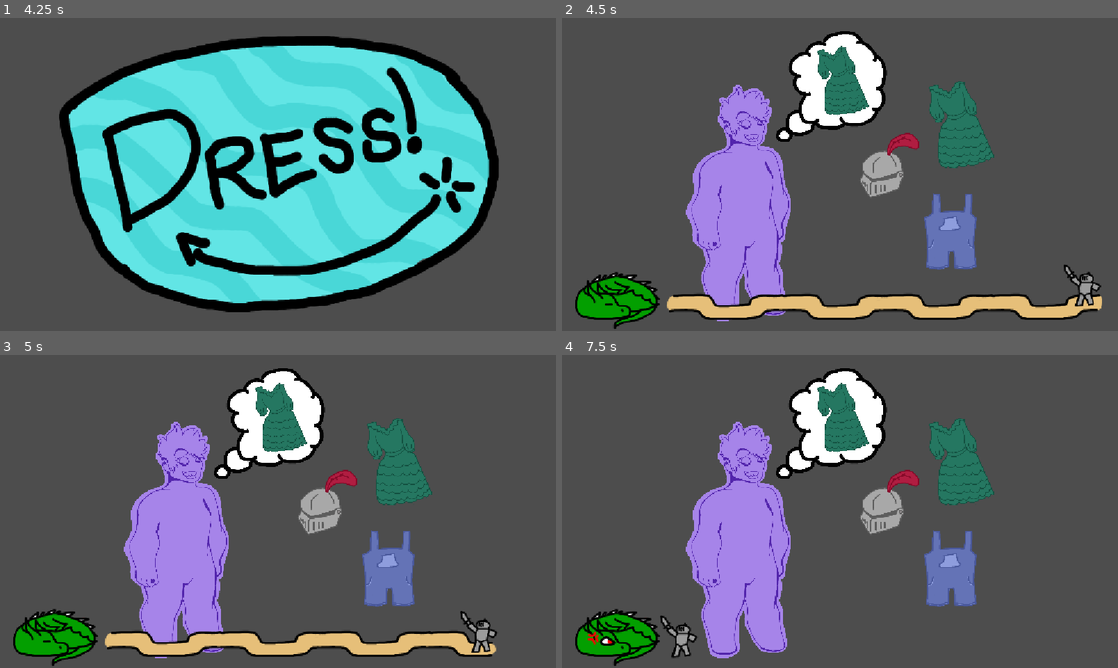
Above: before the commit, frames 1-4 (two rows, left to right).
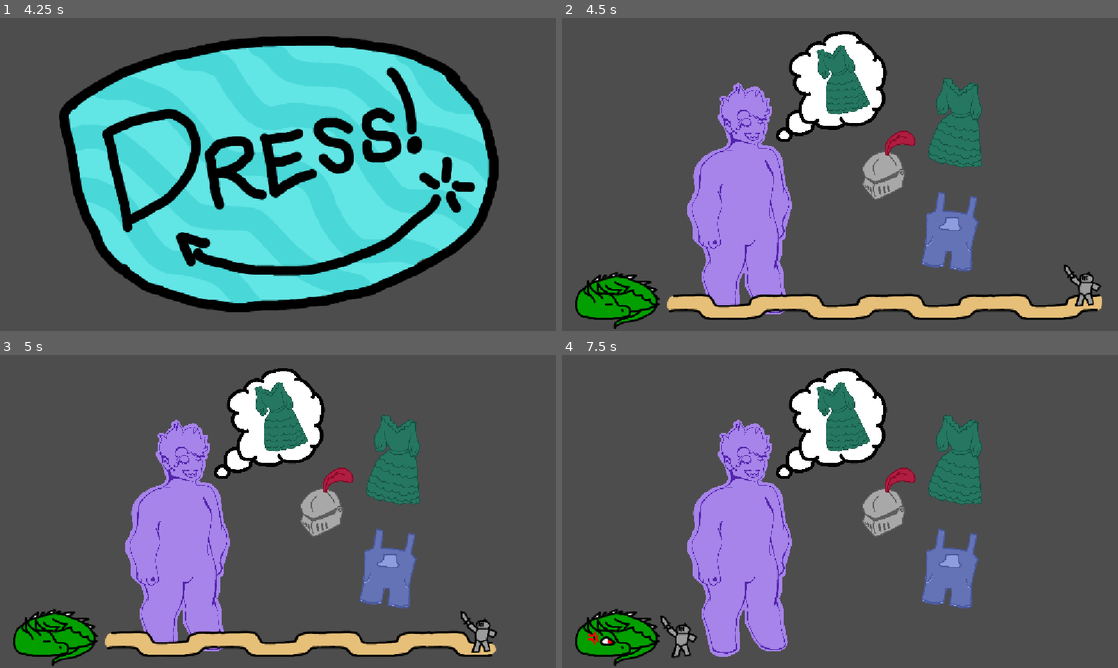
Above: after the commit, the same moments.

Repository: Sharpy796/acm-gamejam-2026
Game: Godot game, scene res://scenes/titlescreen.tscn
Two runs of this game, one before a commit and one after it. Both use one fixed random seed, a clock stepped at 60 frames per second and the inputs below.
Inputs (mouse positions are in pixels of both pictures, inside the frame that each line leads up to):
- Up to frame 1 (4.25 s): click (355, 243) at 0.5 s; click (166, 177) at 1.25 s; tap Enter at 2 s; move the mouse to (400, 158) at 2.02 s; click (400, 158) at 2.17 s; tap Space at 2.27, 2.75 s; drag from (166, 190) to (250, 237) at 2.77 s; move the mouse to (333, 105) at 3.52 s; click (333, 105) at 3.67 s
- Up to frame 2 (4.5 s): drag from (812, 237) to (673, 127) at 4.27 s
- Up to frame 3 (5 s): no input
- Up to frame 4 (7.5 s): tap Enter at 5, 6.5 s; drag from (884, 420) to (867, 511) at 5.02 s; tap Space at 5.75, 7.25 s; drag from (856, 470) to (756, 433) at 5.77 s; move the mouse to (951, 567) at 6.52 s; click (951, 567) at 6.67 s; drag from (756, 433) to (951, 567) at 7.27 s

Frame 1 is identical in both runs. In frame 2, 3.7% of the frame differs, in the area x 22-78%, y 8-97%; in frame 3, 3.7%; in frame 4, 3.9%.

Commit message:
fix: Gave matthew's clothes an outline and realigned his sprites

Diff:
--- a/scenes/minigames/dressUp/minigameDressUp.tscn
+++ b/scenes/minigames/dressUp/minigameDressUp.tscn
@@ -91,6 +91,7 @@
 [node name="Thought" type="AnimatedSprite2D" parent="AnimatedSprite2D" unique_id=663904796]
 position = Vector2(747.4379, -1013.39703)
 sprite_frames = SubResource("SpriteFrames_hjb8m")
+frame_progress = 0.23312537
 
 [node name="Area2DMatt" type="Area2D" parent="AnimatedSprite2D" unique_id=1645694604]
 
@@ -99,6 +100,7 @@
 
 [node name="Outfit0" type="Sprite2D" parent="." unique_id=1157564875]
 position = Vector2(827.82404, 220.78767)
+rotation = 0.3353459
 scale = Vector2(0.2942874, 0.2942874)
 texture = ExtResource("10_t86n1")
 script = ExtResource("5_068jf")
@@ -111,6 +113,7 @@
 
 [node name="Outfit1" type="Sprite2D" parent="." unique_id=568203326]
 position = Vector2(677.82416, 305.7877)
+rotation = -0.15448974
 scale = Vector2(0.40943134, 0.40943134)
 texture = ExtResource("12_g36te")
 script = ExtResource("6_yh0pg")
@@ -123,6 +126,7 @@
 
 [node name="Outfit2" type="Sprite2D" parent="." unique_id=303766211]
 position = Vector2(805, 442)
+rotation = 0.13543756
 scale = Vector2(0.47158906, 0.47158906)
 texture = ExtResource("14_e26u1")
 script = ExtResource("7_iltkt")
Binary file changed: assets/minigameDressUp/ClothingDress.png
Binary file changed: assets/minigameDressUp/ClothingHelmet.png
Binary file changed: assets/minigameDressUp/ClothingOveralls.png
Binary file changed: assets/minigameDressUp/MatthewMimicHairless.png
Binary file changed: assets/minigameDressUp/MimicMatthew.png
Binary file changed: assets/minigameDressUp/MimicMatthewSuccess.png
Binary file changed: assets/minigameDressUp/MimicMatthewSuccessHelmet.png
Binary file changed: assets/minigameDressUp/thoughtDress.png
Binary file changed: assets/minigameDressUp/thoughtHelmet.png
Binary file changed: assets/minigameDressUp/thoughtOveralls.png
